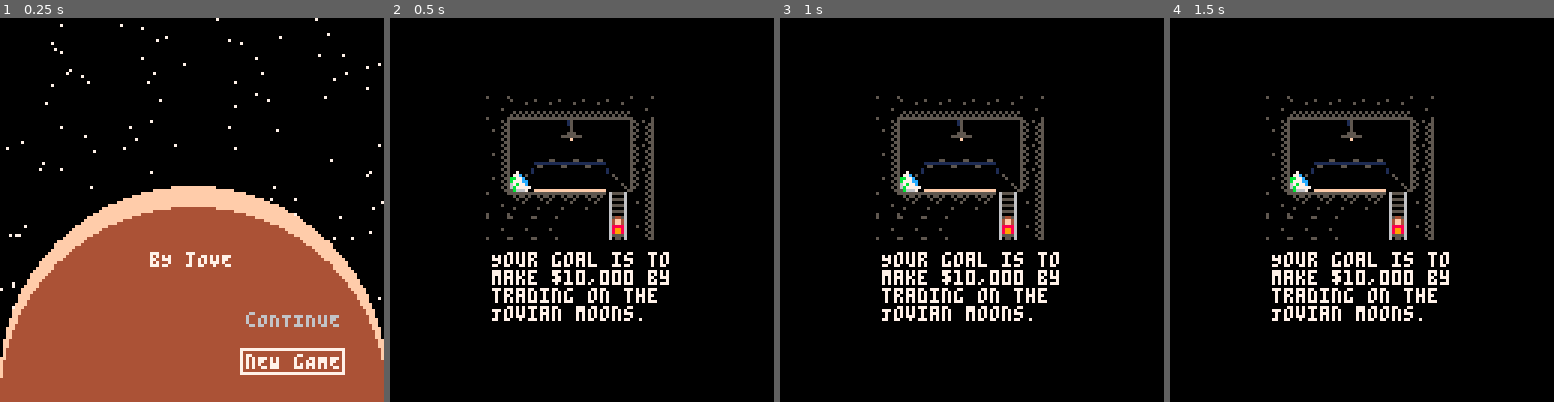
Above: before the commit, frames 1-4 (left to right).
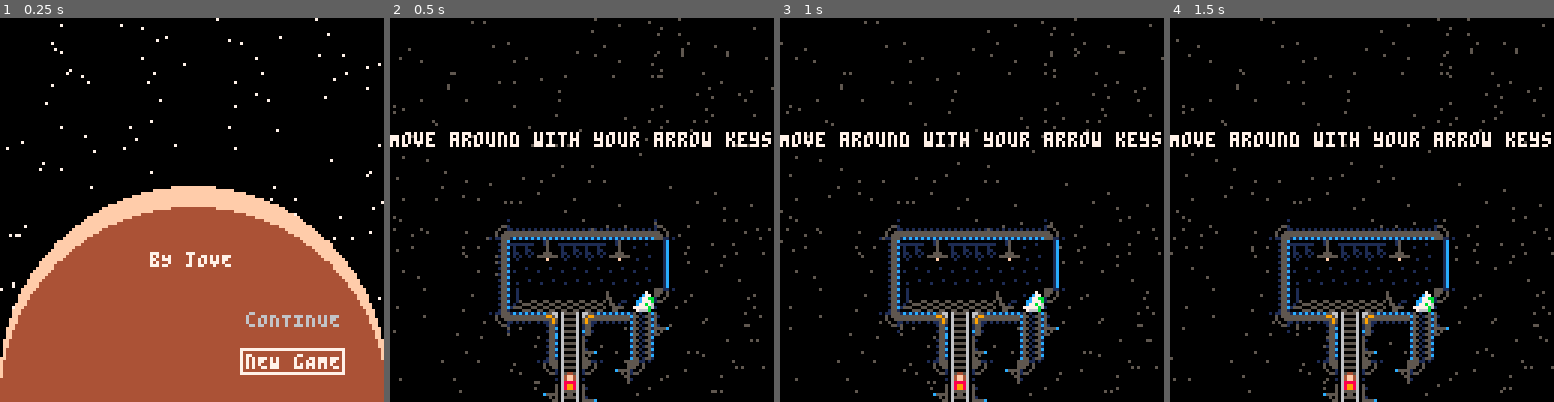
Above: after the commit, the same moments.

Repository: Sewerbird/ByJove
Game: PICO-8 cartridge byjove.p8
Two runs of this game, one before a commit and one after it. Both use one fixed random seed, a clock stepped at 60 frames per second and the inputs below.
Inputs:
- Up to frame 1 (0.25 s): no input
- Up to frame 2 (0.5 s): tap X (X key) at 0.33 s
- Up to frame 3 (1 s): tap O (Z key) at 0.7 s
- Up to frame 4 (1.5 s): tap X (X key) at 1.07 s

Frame 1 is identical in both runs. In frame 2, 15% of the frame differs, in the area x 0-100%, y 0-100%; in frame 3, 15%; in frame 4, 15%.

Commit message:
Created ship bridge. Used it for tutorial.

Diff:
--- a/byjove.p8
+++ b/byjove.p8
@@ -98,23 +98,23 @@
 0000000100000100000000000000000001010101000000000000000000000000010101010000000101000000000000000101010101000100000100000000000000000000000000000000000000000000000000000000000000000000000000000000000000000000000000000000000000000000000000000000000000000000
 0000000000000000000000000000000000000000000000000000000000000000000000000000000000000000000000000000000000000000000000000000000000000000000000000000000000000000000000000000000000000000000000000000000000000000000000000000000000000000000000000000000000000000
 __map__
-3331313131313331313131313114010101000101010101010101010101010101010101010101010101010101010101013737373737373737203331313131312101010101010101010000000000000000000000000000000000000000000000000000000000000000000000000000000000000000000000000000000000000000
-2201010301012327272727272701010101140101010101010101010101010101333131313131010101010101010101013737373737373737303201010101012001010101010101010000000000000000000000000000000000000000000000000000000000000000000000000000000000000000000000000000000000000000
-2239060606392301010101010101010101203331313131333331313131330101222727272727200101010101010101213737373737373737010101010101012001010101010101010000000000000000000000000000000000000000000000000000000000000000000000000000000000000000000000000000000000000000
-2214040404152301010116010101010101202201030101202201010301200101222727272727300101013131313131213737373737373737063406340634062001010101010101010000000000000000000000000000000000000000000000000000000000000000000000000000000000000000000000000000000000000000
-3311111111052201160126011601010101202227272727202227272727200101221404040425012033222727032727203737373737373737333535353535012001010101010101010000000000000000000000000000000000000000000000000000000000000000000000000000000000000000000000000000000000000000
-3333330101052201261626162601010101202217181819202217181819200101011111111112053031323928282839203737373737373737101111111112052000000000000000000000000000000000000000000000000000000000000000000000000000000000000000000000000000000000000000000000000000000000
-3331313131053201262626262601010101203311120510333312051011200101010101010122050101011a1b1b1b1c203737373737373737200101010122052000000000000000000000000000000000000000000000000000000000000000000000000000000000000000000000000000000000000000000000000000000000
-2234343434053406363636363606060606303333220520343422052033200101010101010101111205101111111111213737373737373737200101010122052000000000000000000000000000000000000000000000000000000000000000000000000000000000000000000000000000000000000000000000000000000000
-2235353535053535353535353535353535142501010514010115050101200101013131313121212205202131313131211111111111111313313131313122052000000000000000000000000000000000000000000000000000000000000000000000000000000000000000000000000000000000000000000000000000000000
-3305111111111113131313131313131313131313131111111111111111330101222703032720213205302216161616203331313131220116011601160123052000000000000000000000000000000000000000000000000000000000000000000000000000000000000000000000000000000000000000000000000000000000
-2105213333332227032727272727272727272727272001010101010101010101222727272730320305032336363636202227032727231626162616261623052000000000000000000000000000000000000000000000000000000000000000000000000000000000000000000000000000000000000000000000000000000000
-2105333331313216011601160116011601160116012001010101010101010101221718181819040405040417181819202206060606233636363636363603052000000000000000000000000000000000000000000000000000000000000000000000000000000000000000000000000000000000000000000000000000000000
-2105333227272736343634363436343634363436342001010101010101010101011111111111111205101313131313212204040404010101010101040404052000000000000000000000000000000000000000000000000000000000000000000000000000000000000000000000000000000000000000000000000000000000
-330501010101010404043333213a373737373737372001010101010101010101010101313131212205230116011601202111111111120510111111111111112100000000000000000000000000000000000000000000000000000000000000000000000000000000000000000000000000000000000000000000000000000000
-3313131313131313131112213a37373737373737372001010101010101010101010122343434303205233436343634203331313131220520010101160101010100000000000000000000000000000000000000000000000000000000000000000000000000000000000000000000000000000000000000000000000000000000
-32272737273727372720323a3737373737373737372001010101010101010101010122010101010105013535353535202227272727230523010116261601012100000000000000000000000000000000000000000000000000000000000000000000000000000000000000000000000000000000000000000000000000000000
-2131313101010101220101153131311401010101010101010101010101010120010133111205101313131313131313212201010101230523010136363601012000000000000000000000000000000000000000000000000000000000000000000000000000000000000000000000000000000000000000000000000000000000
+3331313131313331313131313114010101000101010101010101010101010101010101010101010101010101010101013737373737373737203331313131312165616161616161630101010000000000000000000000000000000000000000000000000000000000000000000000000000000000000000000000000000000000
+2201010301012327272727272701010101140101010101010101010101010101333131313131010101010101010101013737373737373737303201010101012052270327270354460101010100000000000000000000000000000000000000000000000000000000000000000000000000000000000000000000000000000000
+2239060606392301010101010101010101203331313131333331313131330101222727272727200101010101010101213737373737373737010101010101012052545454545454460101010100000000000000000000000000000000000000000000000000000000000000000000000000000000000000000000000000000000
+2214040404152301010116010101010101202201030101202201010301200101222727272727300101013131313131213737373737373737063406340634062052171818186654430101010100000000000000000000000000000000000000000000000000000000000000000000000000000000000000000000000000000000
+3311111111052201160126011601010101202227272727202227272727200101221404040425012033222727032727203737373737373737333535353535012045414205404171530101010100000000000000000000000000000000000000000000000000000000000000000000000000000000000000000000000000000000
+3333330101052201261626162601010101202217181819202217181819200101011111111112053031323928282839203737373737373737101111111112052037375205533771370101010100000000000000000000000000000000000000000000000000000000000000000000000000000000000000000000000000000000
+3331313131053201262626262601010101203311120510333312051011200101010101010122050101011a1b1b1b1c203737373737373737200101010122052037374505435543370101010100000000000000000000000000000000000000000000000000000000000000000000000000000000000000000000000000000000
+2234343434053406363636363606060606303333220520343422052033200101010101010101111205101111111111213737373737373737200101010122052037375505533737370000000000000000000000000000000000000000000000000000000000000000000000000000000000000000000000000000000000000000
+2235353535053535353535353535353535142501010514010115050101200101013131313121212205202131313131211111111111111313313131313122052061616205606161610000000000000000000000000000000000000000000000000000000000000000000000000000000000000000000000000000000000000000
+3305111111111113131313131313131313131313131111111111111111330101222703032720213205302216161616203331313131220116011601160123052073737305544444445400000000000000000000000000000000000000000000000000000000000000000000000000000000000000000000000000000000000000
+2105213333332227032727272727272727272727272001010101010101010101222727272730320305032336363636202227032727231626162616261623052000002205545454545400000000000000000000000000000000000000000000000000000000000000000000000000000000000000000000000000000000000000
+2105333331313216011601160116011601160116012001010101010101010101221718181819040405040417181819202206060606233636363636363603052000002205646454545400000000000000000000000000000000000000000000000000000000000000000000000000000000000000000000000000000000000000
+2105333227272736343634363436343634363436342001010101010101010101011111111111111205101313131313212204040404010101010101040404052000000111120554545400000000000000000000000000000000000000000000000000000000000000000000000000000000000000000000000000000000000000
+330501010101010404043333213a373737373737372001010101010101010101010101313131212205230116011601202111111111120510111111111111112100000101220554545454000000000000000000000000000000000000000000000000000000000000000000000000000000000000000000000000000000000000
+3313131313131313131112213a37373737373737372001010101010101010101010122343434303205233436343634203331313131220520010101160101010100000101220554545400000000000000000000000000000000000000000000000000000000000000000000000000000000000000000000000000000000000000
+32272737273727372720323a3737373737373737372001010101010101010101010122010101010105013535353535202227272727230523010116261601012100000101220554545400000000000000000000000000000000000000000000000000000000000000000000000000000000000000000000000000000000000000
+2131313101010101220101153131311401010101010101010101010101010120010133111205101313131313131313212201010101230523010136363601012000007373737373737300000000000000000000000000000000000000000000000000000000000000000000000000000000000000000000000000000000000000
 2201010120010131323933032727270301010101010101010101010101010120010101012205230101010101010101202111111105230523013928282839012000000000000000000000000000000000000000000000000000000000000000000000000000000000000000000000000000000000000000000000000000000000
 2201010120012201010404043535353910131313111313131201010101010120010101012205230606060606060606200101012205230523391a1b1b1b1c392000000000000000000000000000000000000000000000000000000000000000000000000000000000000000000000000000000000000000000000000000000000
 22051313313132052327272712051001232727272327272723010101010101200101010122050101010101010101012001010122050105011a1b1b1b1b1b1c2001010101000000000000000000000000000000000000000000000000000000000000000000000000000000000000000000000000000000000000000000000000
--- a/constants.lua
+++ b/constants.lua
@@ -44,8 +44,8 @@
     }
   },
   travel_console = {sprite=12,text='travel',w=8,h=8,x=80,y=104},
-  tutorial_travel_console = {sprite=13,w=8,h=8,x=40,y=50},
-  tutorial_player = { sprite=2,w=8,h=8,x=80-8,y=66 },
+  tutorial_travel_console = {sprite=12,w=8,h=8,x=80,y=50+40},
+  tutorial_player = { sprite=2,w=8,h=8,x=80-8-16,y=127-8 },
   a_prompt = {sprite=9,w=8,h=8,x=100,y=100},
   station_io = {
     mx0=32,my0=0,mx1=16,my1=32,
--- a/ui.lua
+++ b/ui.lua
@@ -355,10 +355,10 @@
   slf._splats = define_splats({
     tutorial_player = {ref='tutorial_player',w=8,h=8,sprite=7},
     tutorial_travel_console = {ref='tutorial_travel_console',x=80,y=50,w=8,h=8,sprite=12},
-    step_1 = {x=64,y=80,text="Move around with your arrow keys"},
-    step_2 = {x=64,y=80,text="Your goal is to\nmake $10,000 by\ntrading on the\nJovian moons.",t_lines=4},
-    step_3 = {x=64,y=80,sprite=9,as_x=16,hidden=true,text="When you see '   ', \npress x to interact",t_lines=2,h=8},
-    step_4 = {x=64,y=80,text="To exit a dialog,\npress o at any time.\n\nDo so now to begin!",t_lines=3},
+    step_1 = {x=64,y=40,text="Move around with your arrow keys"},
+    step_2 = {x=64,y=40,text="Your goal is to\nmake $10,000 by\ntrading on the\nJovian moons.",t_lines=4},
+    step_3 = {x=64,y=40,sprite=9,as_x=16,hidden=true,text="When you see '   ', \npress x to interact",t_lines=2,h=8},
+    step_4 = {x=64,y=40,text="To exit a dialog,\npress o at any time.\n\nDo so now to begin!",t_lines=3},
     a_prompt = {ref='a_prompt',a_y=8,w=8,h=8},
   })
   slf.update = function(me)
@@ -371,13 +371,13 @@
     if btn(3) then dy += 1 end
     --Check collision with actors and fake walls
     local player = {
-      x = gs['tutorial_player'].x + (gs['tutorial_player'].y==50 and dx or 0),
+      x = gs['tutorial_player'].x + (gs['tutorial_player'].y==50+40 and dx or 0),
       y = gs['tutorial_player'].y + dy,
       w = gs['tutorial_player'].w,
       h = gs['tutorial_player'].h,
     }
     gs['tutorial_player'].x = clamp(player.x,40,72)
-    gs['tutorial_player'].y = clamp(player.y,50,player.x == 72 and 66 or 50)
+    gs['tutorial_player'].y = clamp(player.y,50+40,player.x == 56 and 66+52 or 50+40)
     slf._splats.step_1.hidden = true
     slf._splats.step_2.hidden = true
     slf._splats.step_3.hidden = true
@@ -392,7 +392,7 @@
       gs['a_prompt'].y = gs['tutorial_travel_console'].y
     end
     --Handle tutorial messages
-    if console_distance > 40 then
+    if console_distance > 30 then
       slf._current_splat = "step_1"
       slf._splats['step_1'].hidden = false
     elseif console_distance > 10 then
@@ -416,7 +416,16 @@
 function tutorial_scene()
   local slf = scene()
   slf.draw = function(me)
-    map(0,0,32,42-16,7,6)
+    for v in all(stars) do
+      circ(mod(ticker/10+v.x*255,255),sin(ticker/5000)*10+v.y*127,0,5)
+    end
+    palt(0,false)
+    palt(14,true)
+    map(64,0,32,42-40+64,8,8)
+    pal()
+  end
+  slf.update = function(me)
+    ticker+= 1
   end
   sfx(38)
   slf:push_interface("teaching",tutorial_interface())
Not shown, changed: 32 lines of the sprite sheet (__gfx__) section of byjove.p8
